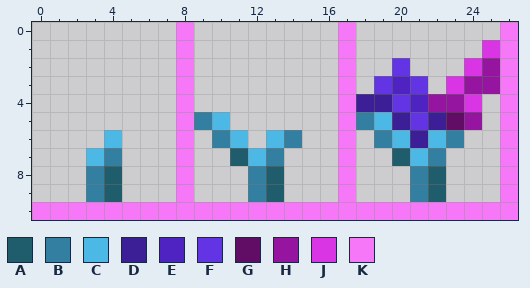
A pixel-art sprite gets an edit: Tiles/Herbs/Holybird.png. The first picture shows the starting point.
The file is 54x22 pixels, drawn in blocks of 2x2; one block is one cell here.
Palette (. is transparent): A #1f5d6c  B #327fa1  C #4bb8e6  D #3c1f97  E #4f23c1  F #6234e4  G #610d65  H #9515a1  J #d935e5  K #f777f9
Pixels before, first column x 0:
 0 ........K........K........K
 1 ........K........K.......JK
 2 ........K........K..F...JHK
 3 ........K........K.FEF.JHHK
 4 ........K........KDDFEHHJ.K
 5 ........KBC......KBCDFDGH.K
 6 ....C...K.BC.CB..K.BCDCB..K
 7 ...CB...K..ACB...K..ACB...K
 8 ...BA...K...BA...K...BA...K
 9 ...BA...K...BA...K...BA...K
10 KKKKKKKKKKKKKKKKKKKKKKKKKKK
New version:
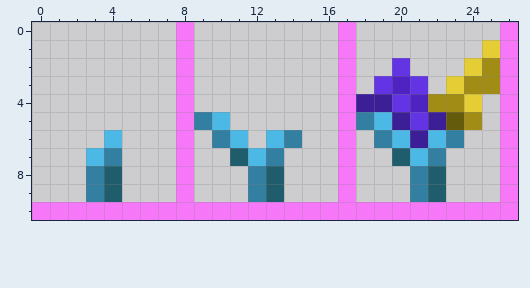
The exact change:
colour G: #610d65 -> #655b0d
colour H: #9515a1 -> #a18c15
colour J: #d935e5 -> #e5cd35
